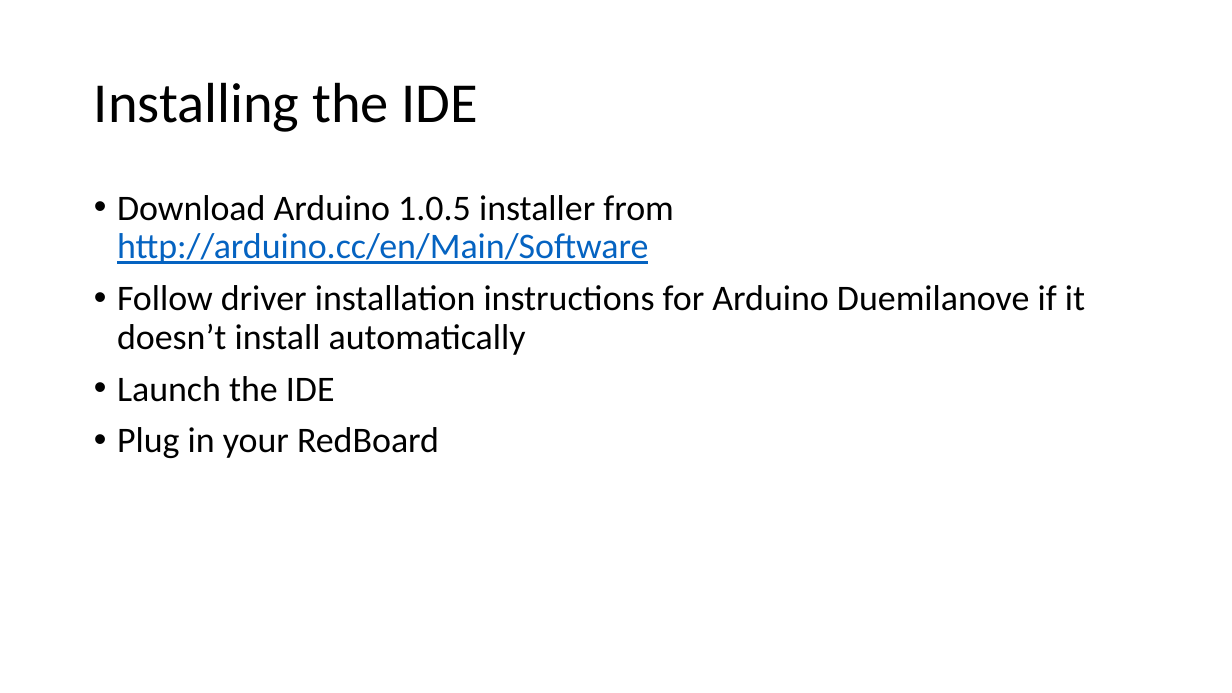
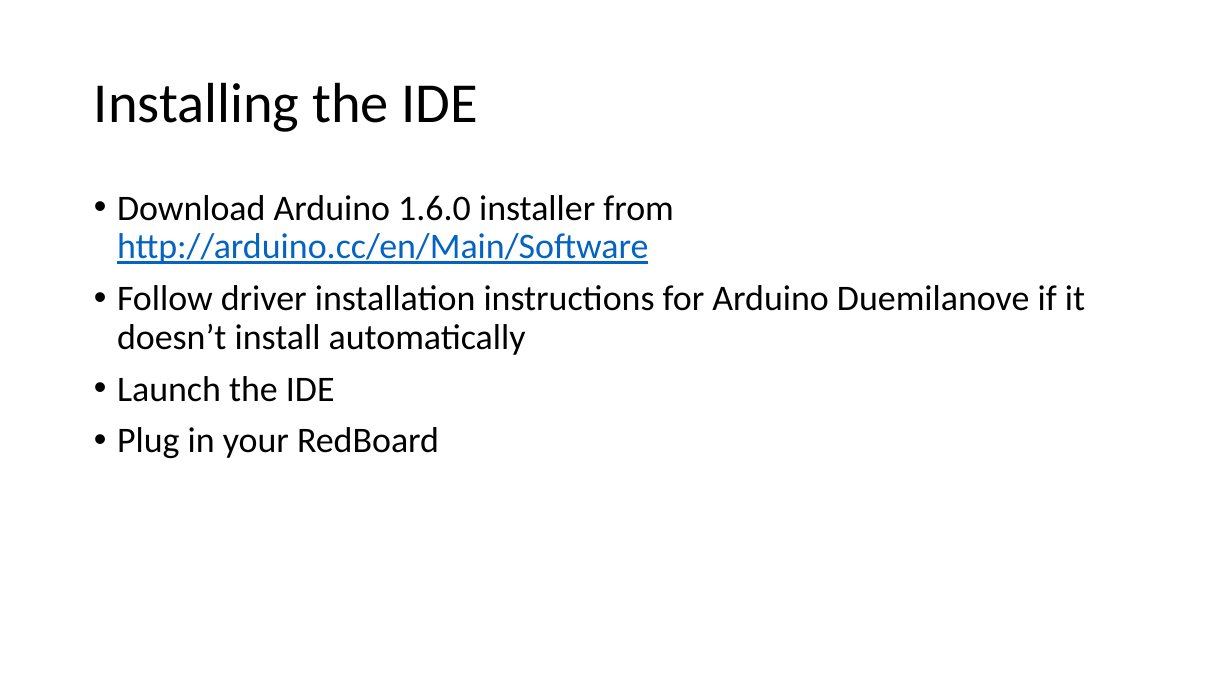
Before and after one commit to logos-electromechanical/IntroToArduino, a slide deck: slide 5 of Introduction to the Arduino.pptx. Drawn at 1232x693 pixels with LibreOffice and Linux fonts; fonts in the diff are those of the drawing. Boxes give left, top, right and bottom in pixels: in the first picture for what was removed or moved away, otherwise in the second. Text is boxed around its words. In the diff, an @@ line names an element or a change of style, - is before the commit and + after.

```diff
--- a/Introduction to the Arduino.pptx
+++ b/Introduction to the Arduino.pptx
@@ text at (117,195,673,264): text changed @@
-• Download Arduino 1.0.5 installer from http://arduino.cc/en/Main/Software
+• Download Arduino 1.6.0 installer from http://arduino.cc/en/Main/Software
```
Also in this commit, not shown: 1 other slide changed, 2 slides added, 2 other files.
